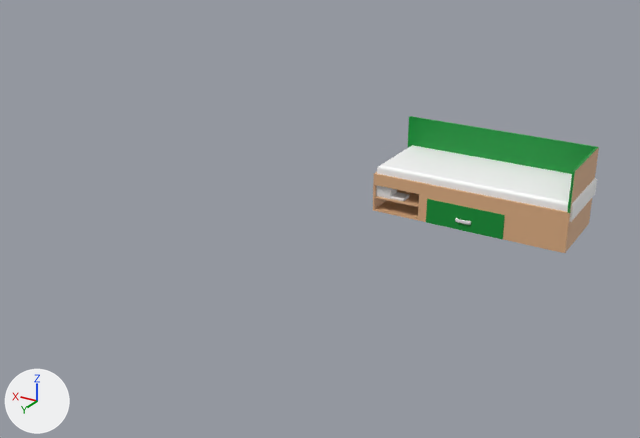
The Blender file Project Break/Assets/Scenes/Real World/Home/Players Room.blend: old version first, new version second.
Rendered twice from a 50 mm camera at (-19.4, 32.5, 16.6) aimed at (-1.3, 2.4, 1.5). Every picture has the same lights, and +X, +Y and +Z are marked at lower left.

Objects in the first picture: 'Bed'.
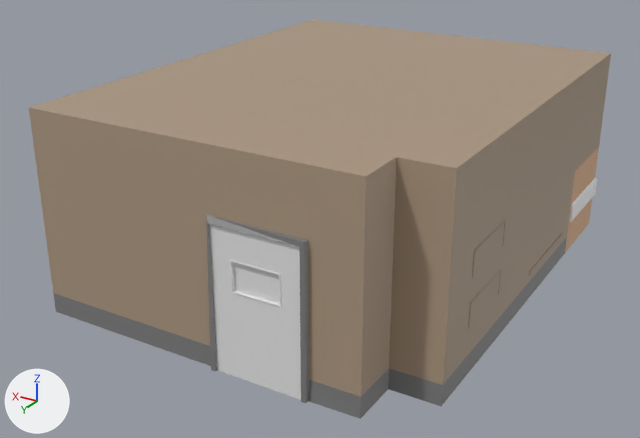
Location of each change, [x1, y1, x2, y2] in pixels of the pictures (640 x 438 px):
'Base', shown (beige)
    after: [29, 20, 611, 419]
'Door', shown
    after: [210, 224, 301, 400]
'Night Stand', shown
    after: [529, 234, 562, 275]
'Shelfs', shown
    after: [468, 222, 505, 329]
'Bed', unchanged, covered by the edit
    before: [373, 116, 599, 253]
    after: [565, 147, 599, 253]

What changed in the scene script:
```text
Change ob_base:
    remove ob_base.hide_set(True)  # its collection is switched off
Change ob_shelfs:
    remove ob_shelfs.hide_set(True)  # its collection is switched off
Change ob_night_stand:
    remove ob_night_stand.hide_set(True)  # its collection is switched off
Change ob_door:
    remove ob_door.hide_set(True)  # its collection is switched off
```
